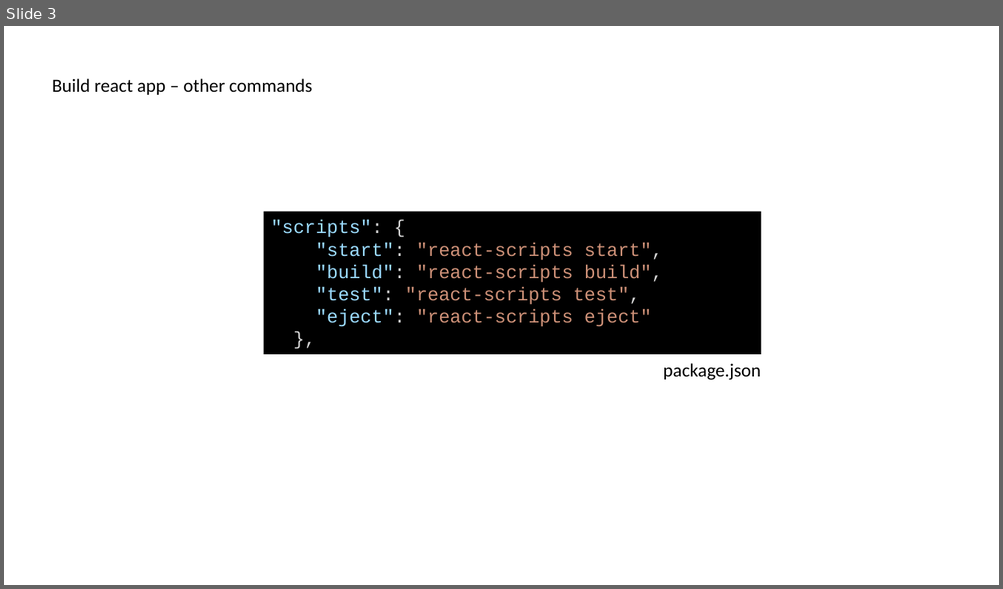
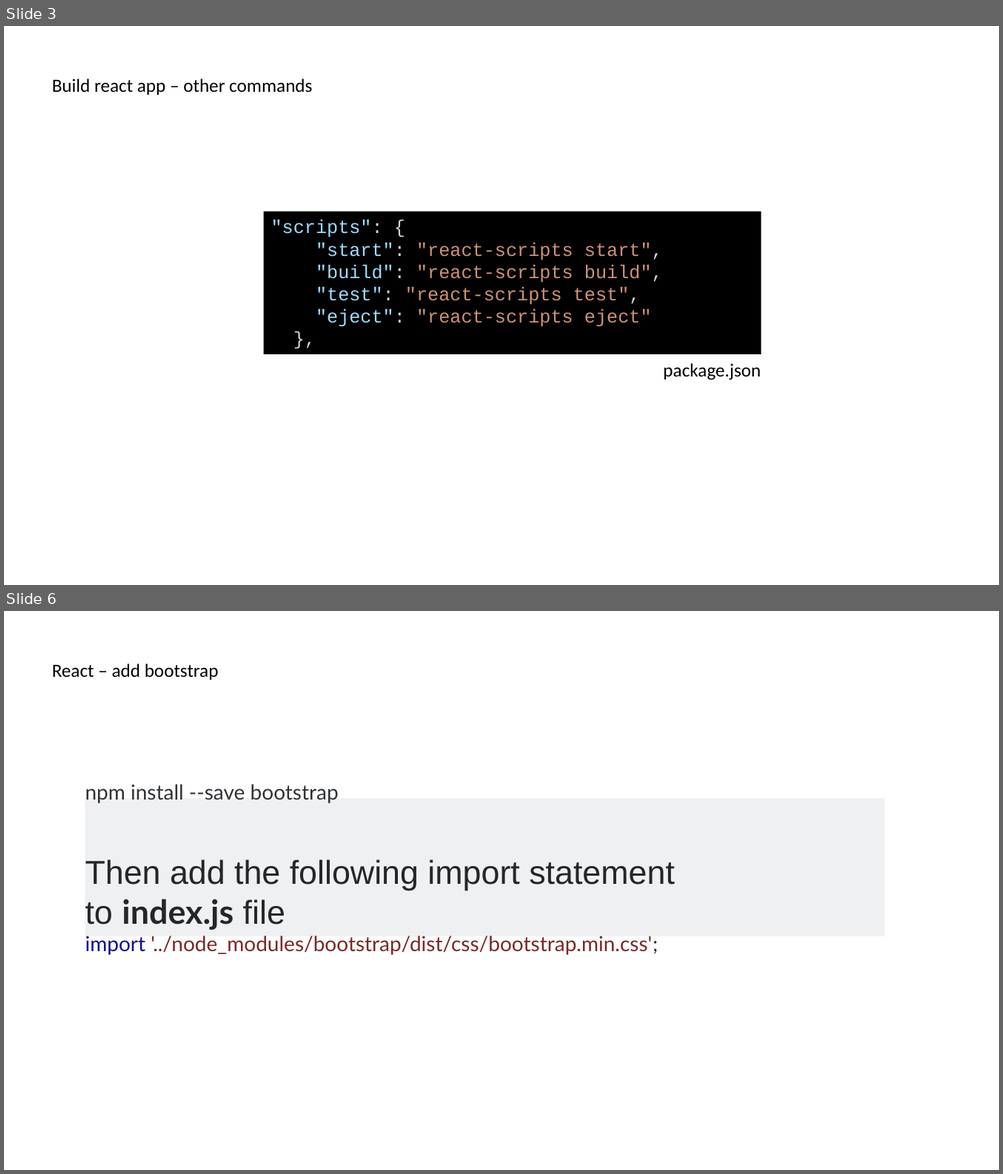
Before and after one commit to delprzemo/reactjs-starter, a slide deck: tutorial/ReactjsTraining.pptx. Shown one above the other, each under a label of ours: slide 3 before the commit, slides 3 and 6 after it; the slides between them are not shown. The pictures are 1003x589 and 1003x1174 pixels, drawn with LibreOffice and Linux fonts; fonts in the diff are those of the drawing. Boxes give left, top, right and bottom in pixels: in the first picture for what was removed or moved away, otherwise in the second. Text is boxed around its words. In the diff, an @@ line names an element or a change of style, - is before the commit and + after.

Commit message:
Add bootstrap to Reactjs

```diff
--- a/tutorial/ReactjsTraining.pptx
+++ b/tutorial/ReactjsTraining.pptx
@@ slide 6 added at [4, 611, 999, 1170], background #FFFFFF @@
@@ text added at [52, 664, 219, 680], 18 pt, text #000000 @@
+React – add bootstrap
@@ rectangle added at [85, 798, 885, 937], fill #EFF0F1, 20 pt, text #7D2727 @@
+npm install --save bootstrap
+Then add the following import statement to index.js file
+import '../node_modules/bootstrap/dist/css/bootstrap.min.css';
```
Also in this commit, not shown: 3 other slides added, 4 other files.
